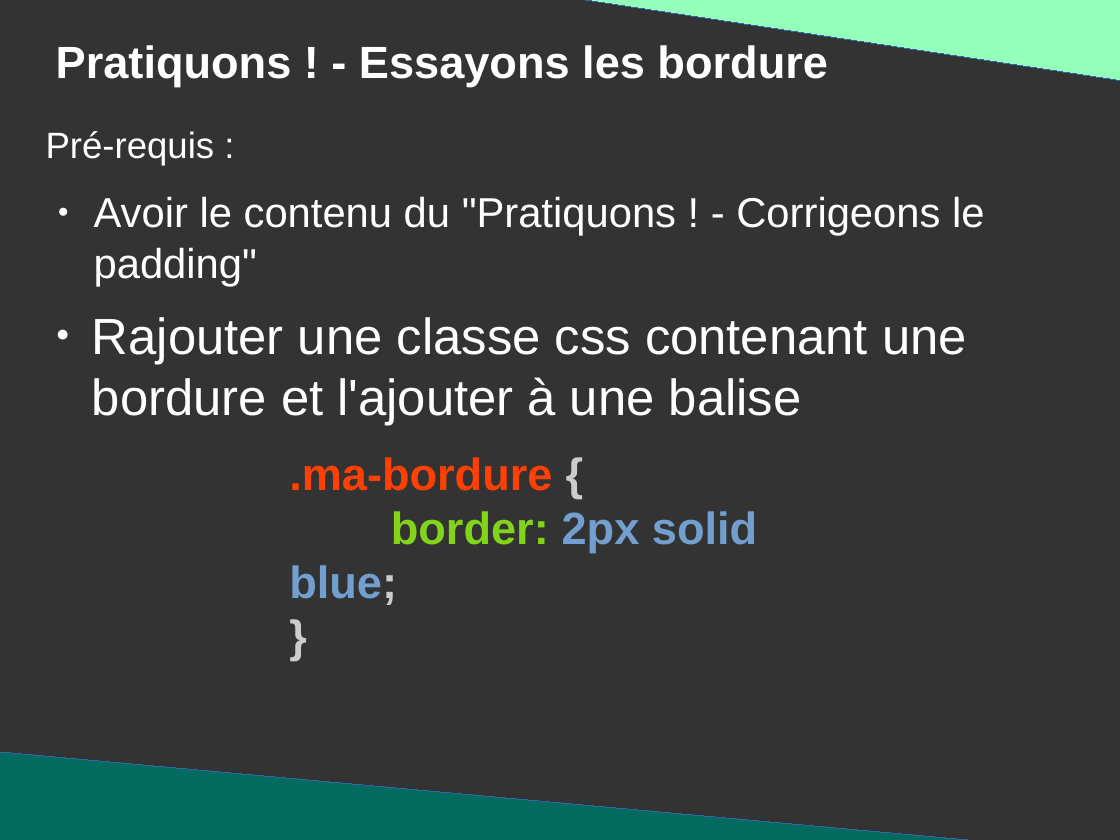
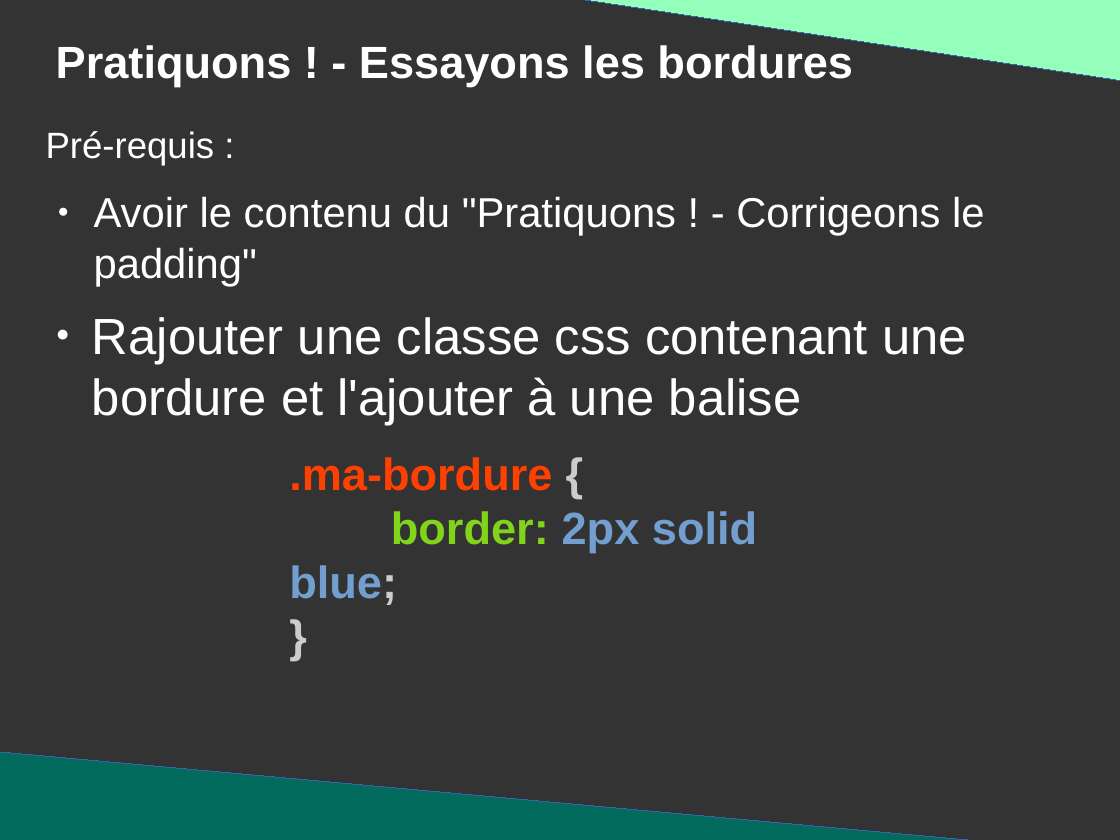
Before and after one commit to DanYellow/presentations, a slide deck: slide 45 of mmi/html/travaux-pratiques/numero-2/presentation.odp (slide 44 before the commit). Drawn at 1120x840 pixels with LibreOffice and Linux fonts; fonts in the diff are those of the drawing. Boxes give left, top, right and bottom in pixels: in the first picture for what was removed or moved away, otherwise in the second. Text is boxed around its words. In the diff, an @@ line names an element or a change of style, - is before the commit and + after.

```diff
--- a/mmi/html/travaux-pratiques/numero-2/presentation.odp
+++ b/mmi/html/travaux-pratiques/numero-2/presentation.odp
@@ title at [56,45,853,87]: text changed @@
-Pratiquons ! - Essayons les bordure
+Pratiquons ! - Essayons les bordures
```
Also in this commit, not shown: 2 other slides changed, 17 slides added, 1 slide removed, 3 other files.
